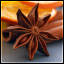
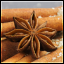
Layer changes from the first 64px x 64px image to the second:
renamed "overlay" to "high", opacity 50% → 51% over bbox(1, 1, 63, 63)
painted on "image" over bbox(1, 1, 63, 63)
